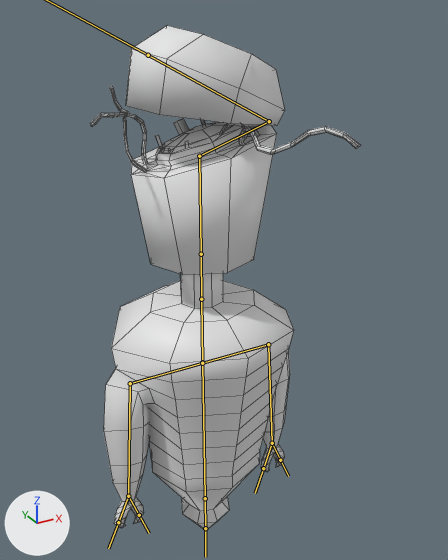
The FBX model AllaRicercaDelleInvenzioni/Assets/Models/robottino_conanimazioni.fbx, before and after one commit.
Before and after are seen from a 50 mm lens placed at (-0.548, -1.096, 0.811), pointed at (0.049, -0.01, 0.268). Lighting does not change. The marker at lower left points along +X, +Y and +Z. Both versions are drawn at frame 1 of the action 'Armature|Head_UpDown'; the numbers are the values there. The bones that bend it are drawn over the model as lines. Mesh edges are drawn as thin lines.

In view in the first picture: 'robottino'.
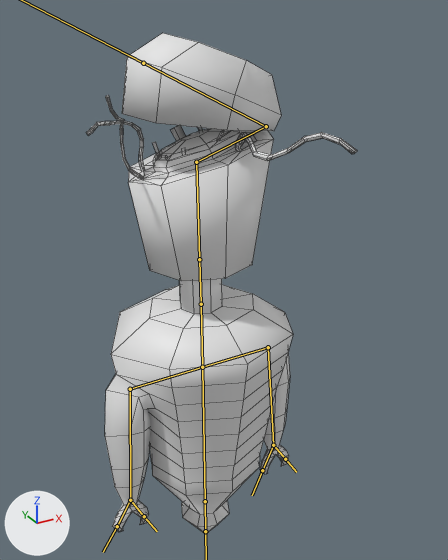
What the commit changed:
Bone 'Up_Body' (bone_up_body) moves from (0.0, 0.011, 0.0) to (0.0, 0.0, 0.0).
Bone 'Up_Body' (bone_up_body) turns from (0, 0, 0) to (0, 0, 1) degrees about its own x, y and z.
Bone 'Down_Body' (bone_down_body) moves from (0.0, -0.011, 0.0) to (0.0, 0.0, 0.0).
Bone 'Left_Body' (bone_left_body) moves from (0.0, 0.0, 0.011) to (0.0, 0.0, 0.0).
Bone 'Left_Body' (bone_left_body) turns from (0, 0, 0) to (-1, 0, 0) degrees about its own x, y and z.
Bone 'Left_Up_Arm' (bone_left_up_arm) turns from (-9, 0, 0) to (-1, 0, 0) degrees about its own x, y and z.
Bone 'Left_Down_Arm' (bone_left_down_arm) turns from (7, 0, 0) to (1, 0, 0) degrees about its own x, y and z.
Bone 'Right_Body' (bone_right_body) moves from (0.0, 0.0, 0.011) to (0.0, 0.0, 0.0).
Bone 'Right_Body' (bone_right_body) turns from (0, 0, 0) to (1, 0, 0) degrees about its own x, y and z.
Bone 'Right_Up_Arm' (bone_right_up_arm) turns from (-10, 0, 0) to (-1, 0, 0) degrees about its own x, y and z.
Bone 'Right_Down_aaArm' (bone_right_down_aaarm) turns from (7, 0, 0) to (0, 0, 0) degrees about its own x, y and z.

Where the change shows, as pixel boxes [x1, y1, x2, y2] in the pictures (448 x 560 px):
'robottino', posed: before [90, 25, 361, 530]; after [86, 33, 357, 534]
bone 'Up_Body', root to tip: before (202, 362) to (201, 299); after (202, 367) to (201, 304)
bone 'Down_Body', root to tip: before (202, 362) to (205, 498); after (202, 367) to (205, 501)
bone 'Left_Body', root to tip: before (202, 363) to (130, 383); after (202, 367) to (130, 389)
bone 'Left_Up_Arm', root to tip: before (128, 496) to (118, 522); after (130, 500) to (117, 526)
bone 'Left_Down_Arm', root to tip: before (128, 496) to (139, 515); after (130, 500) to (144, 516)
bone 'Right_Body', root to tip: before (202, 363) to (268, 344); after (202, 367) to (268, 347)
bone 'Right_Up_Arm', root to tip: before (272, 443) to (280, 460); after (273, 445) to (285, 459)
bone 'Right_Down_aaArm', root to tip: before (272, 443) to (263, 468); after (273, 445) to (262, 470)
